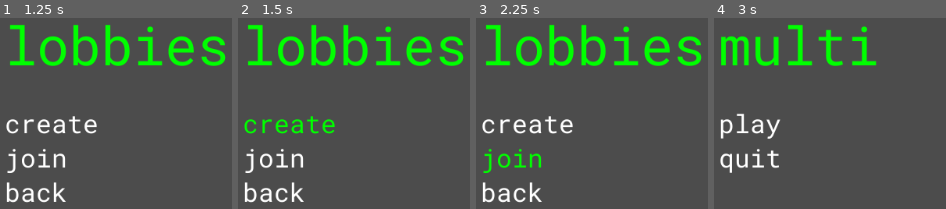
Above: before the commit, frames 1-4 (left to right).
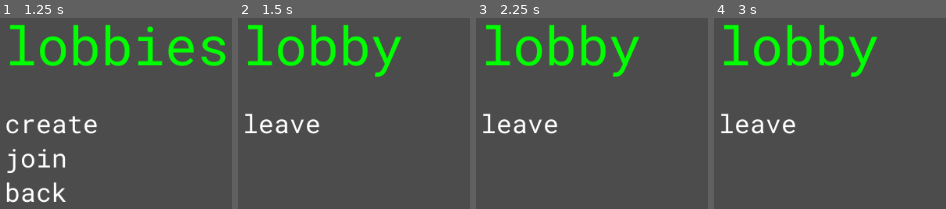
Above: after the commit, the same moments.

Repository: mswieboda/godot-multi
Game: Godot game, scene res://scenes/menu/menu.tscn
Same seed, same stepped clock (60 frames per second), same inputs: the game is played once before the commit and once after it.
Inputs (mouse positions are in pixels of both pictures, inside the frame that each line leads up to):
- Up to frame 1 (1.25 s): tap Enter at 0.5 s; move the mouse to (85, 123) at 0.52 s; click (85, 123) at 0.67 s
- Up to frame 2 (1.5 s): tap Space at 1.25 s; move the mouse to (354, 123) at 1.27 s; click (354, 123) at 1.42 s
- Up to frame 3 (2.25 s): tap Enter at 2 s; move the mouse to (592, 157) at 2.02 s; click (592, 157) at 2.17 s
- Up to frame 4 (3 s): tap Space at 2.75 s; move the mouse to (830, 191) at 2.77 s; click (830, 191) at 2.92 s

Frame 1 is identical in both runs. In frame 2, 7.2% of the frame differs, in the area x 2-98%, y 4-97%; in frame 3, 6.9%; in frame 4, 8.4%, in the area x 2-71%, y 3-82%.

Commit message:
adds creating server and client

Diff:
--- a/project.godot
+++ b/project.godot
@@ -19,6 +19,10 @@
 run/main_scene="res://scenes/menu/menu.tscn"
 config/icon="res://icon.png"
 
+[autoload]
+
+Global="*res://scripts/global.gd"
+
 [rendering]
 
 environment/default_environment="res://default_env.tres"
--- a/scenes/lobbies/create.gd
+++ b/scenes/lobbies/create.gd
@@ -2,4 +2,5 @@
 
 func _on_join_gui_input(event : InputEvent):
 	if (event.is_pressed()):
-		print_debug("create!")
+		Global.is_server = true
+		get_tree().change_scene("res://scenes/lobby/lobby.tscn")
--- a/scenes/lobbies/join.gd
+++ b/scenes/lobbies/join.gd
@@ -2,4 +2,6 @@
 
 func _on_join_gui_input(event : InputEvent):
 	if (event.is_pressed()):
-		print_debug("join!")
+		Global.is_server = false
+		Global.server_ip = Global.SERVER_IP
+		get_tree().change_scene("res://scenes/lobby/lobby.tscn")
--- /dev/null
+++ b/scenes/lobby/leave.gd
@@ -0,0 +1,6 @@
+extends "res://scripts/label_hover.gd"
+
+func _on_leave_gui_input(event):
+	if (event.is_pressed()):
+		print("leave, disconnecting (NYI)")
+		get_tree().change_scene("res://scenes/lobbies/lobbies.tscn")
--- /dev/null
+++ b/scenes/lobby/lobby.gd
@@ -0,0 +1,64 @@
+extends Node
+
+var players = {}
+onready var playerList = get_node("HBoxContainer/VBoxContainer/menu items/players")
+
+# Called when the node enters the scene tree for the first time.
+func _ready():
+	get_tree().connect("network_peer_connected", self, "_network_peer_connected")
+	get_tree().connect("network_peer_disconnected", self, "_network_peer_disconnected")
+	get_tree().connect("connection_failed", self, "_connection_failed")
+
+	var peer
+	var status
+
+	if (Global.is_server):
+		print_debug("creating lobby as server")
+		peer = NetworkedMultiplayerENet.new()
+		status = peer.create_server(Global.SERVER_PORT, Global.MAX_PLAYERS)
+	else:
+		print_debug("joining lobby as client")
+		peer = NetworkedMultiplayerENet.new()
+		status = peer.create_client(Global.server_ip, Global.SERVER_PORT)
+
+	if (status != OK):
+			print_debug("server error")
+			return
+
+	get_tree().network_peer = peer
+
+
+func _network_peer_connected(id):
+	print_debug("peer connected: " + id)
+	rpc_id(id, "player_joined", id)
+	rpc("player_joined", id)
+	player_joined(id)
+
+
+func _network_peer_disconnected(id):
+	print_debug("peer disconnected: " + id)
+	rpc_id(id, "player_left", id)
+
+
+func _connection_failed():
+	print_debug("connection failed")
+
+
+remote func player_joined(id):
+	print_debug("player " + id + " joined")
+
+	players[id] = id
+
+	var label = Label.new()
+
+	label.text = "client " + id
+
+	if (id == 1):
+		label.text += " (server)"
+
+	playerList.add_child(label)
+
+
+remote func player_left(id):
+	print_debug("player " + id + " left")
+	players.erase(id)
--- /dev/null
+++ b/scenes/lobby/lobby.tscn
@@ -0,0 +1,66 @@
+[gd_scene load_steps=6 format=2]
+
+[ext_resource path="res://fonts/RobotoMono-VariableFont_wght.ttf" type="DynamicFontData" id=1]
+[ext_resource path="res://scenes/lobby/leave.gd" type="Script" id=2]
+[ext_resource path="res://scenes/lobby/lobby.gd" type="Script" id=3]
+
+[sub_resource type="DynamicFont" id=1]
+size = 69
+font_data = ExtResource( 1 )
+
+[sub_resource type="DynamicFont" id=2]
+size = 33
+font_data = ExtResource( 1 )
+
+[node name="lobby" type="MarginContainer"]
+anchor_right = 1.0
+anchor_bottom = 1.0
+custom_constants/margin_right = 120
+custom_constants/margin_top = 80
+custom_constants/margin_left = 120
+custom_constants/margin_bottom = 80
+script = ExtResource( 3 )
+__meta__ = {
+"_edit_use_anchors_": false
+}
+
+[node name="HBoxContainer" type="HBoxContainer" parent="."]
+margin_left = 120.0
+margin_top = 80.0
+margin_right = 904.0
+margin_bottom = 520.0
+
+[node name="VBoxContainer" type="VBoxContainer" parent="HBoxContainer"]
+margin_right = 205.0
+margin_bottom = 440.0
+custom_constants/separation = 33
+
+[node name="title" type="Label" parent="HBoxContainer/VBoxContainer"]
+margin_right = 205.0
+margin_bottom = 92.0
+custom_fonts/font = SubResource( 1 )
+custom_colors/font_color = Color( 0, 1, 0, 1 )
+text = "lobby"
+
+[node name="menu items" type="VBoxContainer" parent="HBoxContainer/VBoxContainer"]
+margin_top = 125.0
+margin_right = 205.0
+margin_bottom = 169.0
+custom_constants/separation = 0
+
+[node name="players" type="HBoxContainer" parent="HBoxContainer/VBoxContainer/menu items"]
+margin_right = 205.0
+
+[node name="leave" type="Label" parent="HBoxContainer/VBoxContainer/menu items"]
+margin_right = 205.0
+margin_bottom = 44.0
+rect_pivot_offset = Vector2( 27, 22 )
+focus_mode = 2
+mouse_filter = 1
+mouse_default_cursor_shape = 2
+custom_fonts/font = SubResource( 2 )
+text = "leave"
+script = ExtResource( 2 )
+[connection signal="gui_input" from="HBoxContainer/VBoxContainer/menu items/leave" to="HBoxContainer/VBoxContainer/menu items/leave" method="_on_leave_gui_input"]
+[connection signal="mouse_entered" from="HBoxContainer/VBoxContainer/menu items/leave" to="HBoxContainer/VBoxContainer/menu items/leave" method="_on_join_mouse_entered"]
+[connection signal="mouse_exited" from="HBoxContainer/VBoxContainer/menu items/leave" to="HBoxContainer/VBoxContainer/menu items/leave" method="_on_join_mouse_exited"]
--- /dev/null
+++ b/scripts/global.gd
@@ -0,0 +1,8 @@
+extends Node
+
+var SERVER_IP = "127.0.0.1" # 192.168.1.109"
+var SERVER_PORT = 4242
+var MAX_PLAYERS = 5
+
+var server_ip
+var is_server = false
